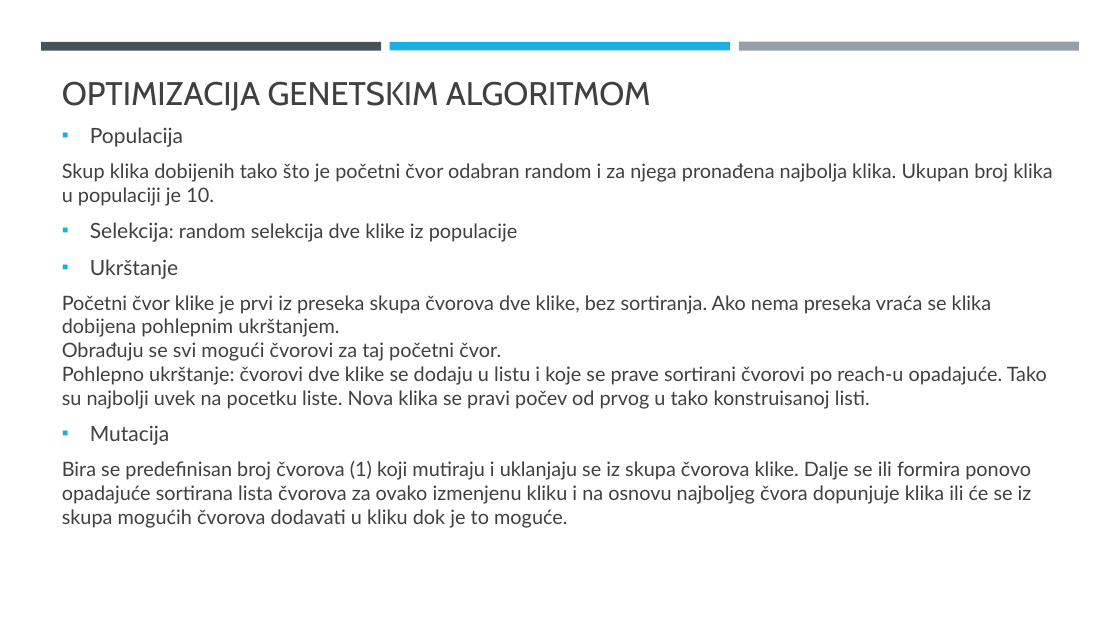
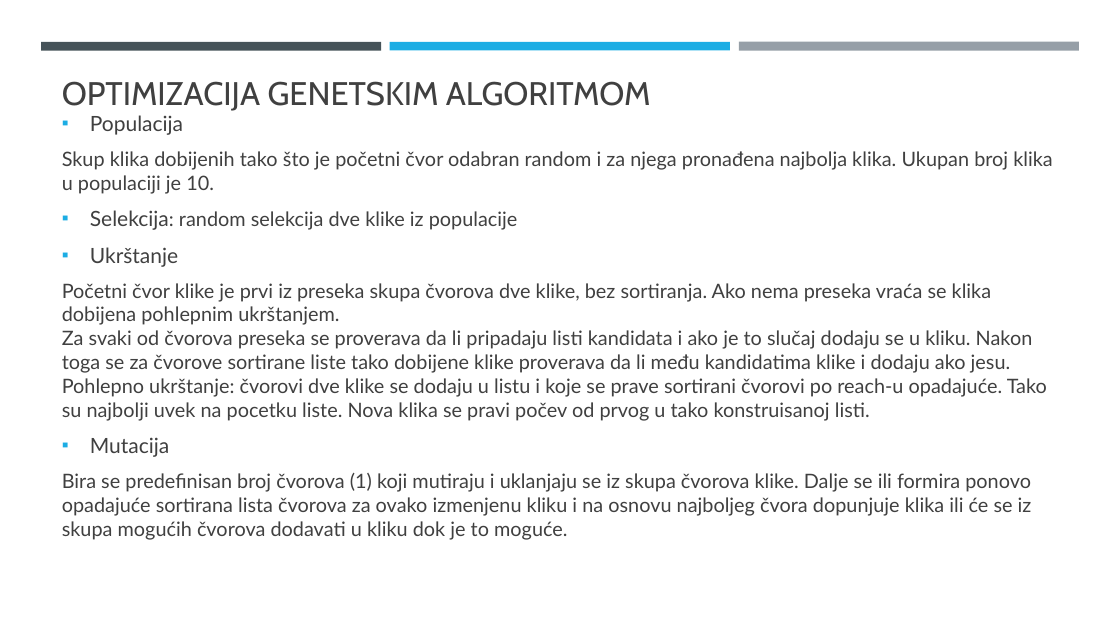
Before and after one commit to rogue97/clique, a slide deck: slide 5 of [RI] Maximum clique - 107_2015 197_2016.pptx (slide 6 before the commit). Drawn at 1120x630 pixels with LibreOffice and Linux fonts; fonts in the diff are those of the drawing. Boxes give left, top, right and bottom in pixels: in the first picture for what was removed or moved away, otherwise in the second. Text is boxed around its words. In the diff, an @@ line names an element or a change of style, - is before the commit and + after.

```diff
--- a/[RI] Maximum clique - 107_2015 197_2016.pptx
+++ b/[RI] Maximum clique - 107_2015 197_2016.pptx
@@ text at (62, 283, 1047, 421): text changed @@
-Početni čvor klike je prvi iz preseka skupa čvorova dve klike, bez sortiranja. Ako nema preseka vraća se klika dobijena pohlepnim ukrštanjem.
-Obrađuju se svi mogući čvorovi za taj početni čvor.
-Pohlepno ukrštanje: čvorovi dve klike se dodaju u listu i koje se prave sortirani čvorovi po reach-u opadajuće. Tako su najbolji uvek na pocetku liste. Nova klika se pravi počev od prvog u tako konstruisanoj listi.
+Početni čvor klike je prvi iz preseka skupa čvorova dve klike, bez sortiranja. Ako nema preseka vraća se klika dobijena pohlepnim ukrštanjem.
+Za svaki od čvorova preseka se proverava da li pripadaju listi kandidata i ako je to slučaj dodaju se u kliku. Nakon toga se za čvorove sortirane liste tako dobijene klike proverava da li među kandidatima klike i dodaju ako jesu.
+Pohlepno ukrštanje: čvorovi dve klike se dodaju u listu i koje se prave sortirani čvorovi po reach-u opadajuće. Tako su najbolji uvek na pocetku liste. Nova klika se pravi počev od prvog u tako konstruisanoj listi.
```
Also in this commit, not shown: 1 slide removed, 6 other files.
